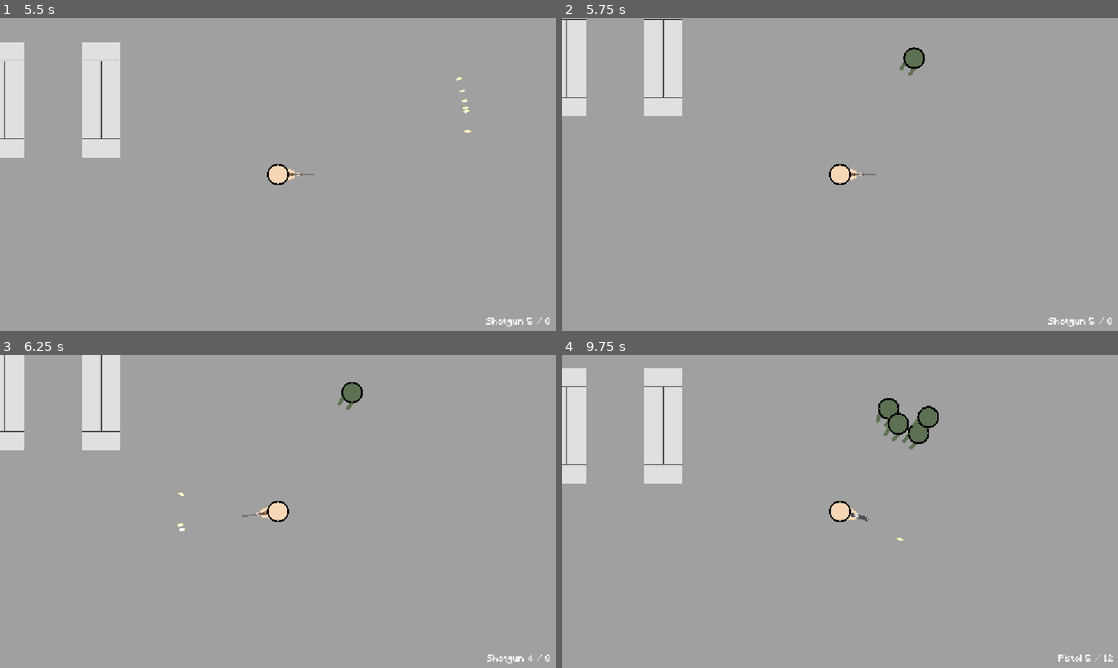
Above: before the commit, frames 1-4 (two rows, left to right).
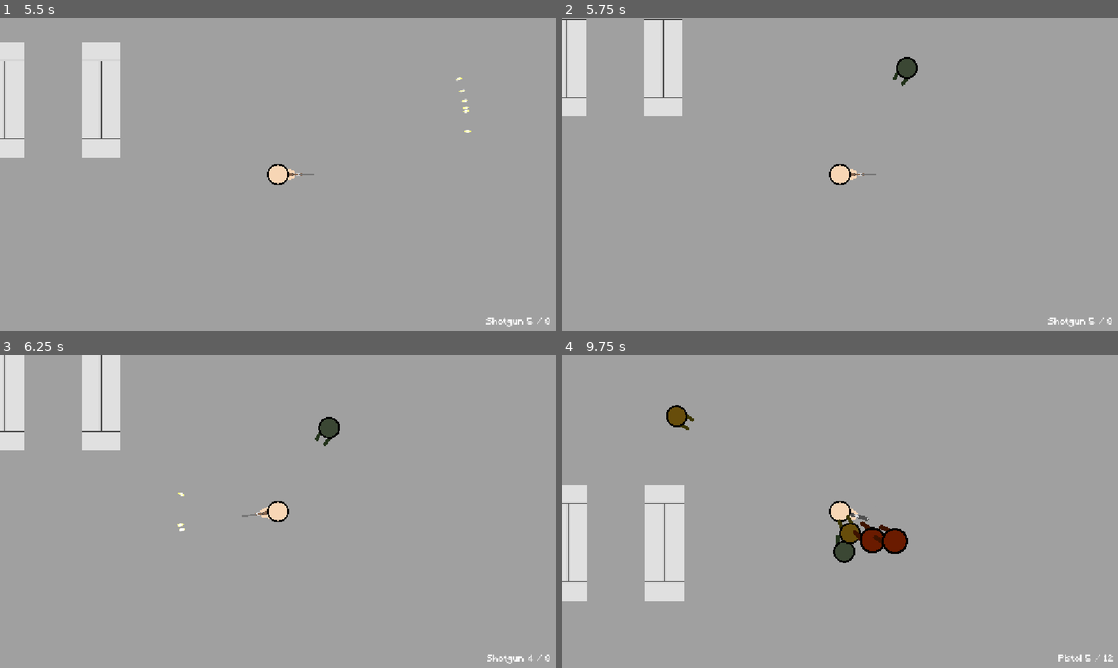
Above: after the commit, the same moments.

Repository: ArifD2286/Shamble-Chamber
Game: Godot game, scene res://game.tscn
The game is run twice, just before and just after one commit, with the same random seed, the same clock (stepped at 60 frames per second) and the same inputs.
Inputs (mouse positions are in pixels of both pictures, inside the frame that each line leads up to):
- Up to frame 1 (5.5 s): tap Enter at 0.5, 3.5 s; move the mouse to (400, 158) at 0.52 s; press the mouse at (400, 158) at 0.53 s; hold D (right) 0.53-1.25 s; tap Space at 0.77, 2, 3.77, 5 s; release the mouse at (400, 158) at 1.25 s; drag from (166, 190) to (472, 143) at 1.27 s; move the mouse to (333, 105) at 2.02 s; hold D (right) 2.03-2.75 s; tap 2 (slot_2) at 2.1 s; drag from (250, 237) to (111, 127) at 2.77 s; move the mouse to (444, 221) at 3.52 s; hold A (left) 3.53-4.25 s; tap Alt at 3.6 s; drag from (111, 127) to (194, 96) at 4.27 s; move the mouse to (305, 174) at 5.02 s; hold S (down) from 5.03 s (still down); tap K at 5.1 s; click (305, 174) at 5.17 s
- Up to frame 2 (5.75 s): keep holding S (down)
- Up to frame 3 (6.25 s): release S (down) at 5.75 s; drag from (194, 433) to (166, 527) at 5.77 s
- Up to frame 4 (9.75 s): move the mouse to (962, 495) at 6.52 s; hold W (up) 6.53-7.25 s; tap F at 6.6 s; tap Space at 6.77 s; drag from (728, 527) to (812, 574) at 7.27 s; move the mouse to (895, 442) at 8.02 s; hold S (down) 8.03-8.75 s; tap 1 (slot_1) at 8.1 s; drag from (812, 574) to (673, 464) at 8.77 s; move the mouse to (1006, 558) at 9.52 s; hold W (up) from 9.53 s (still down); tap 3 (slot_3) at 9.6 s; click (1006, 558) at 9.67 s

Frame 1 is identical in both runs. In frame 2, 0.4% of the frame differs, in the area x 59-66%, y 9-22%; in frame 3, 0.5%; in frame 4, 11%, in the area x 0-68%, y 4-79%.
Error before the commit: Invalid access to property or key 'speed' on a base object of type 'Nil'. (res://zombie.gd:15)

Commit message:
Update 3.6
Changes:
- Added damage mechanic to zombie

Diff:
--- a/shamble-chamber/Guns/shotgun.tres
+++ b/shamble-chamber/Guns/shotgun.tres
@@ -9,6 +9,7 @@
 [resource]
 script = ExtResource("1_4adss")
 gun_name = "Shotgun"
+damage = 7
 fire_rate = 0.9
 mag_size = 8
 reload_time = 4.0
--- a/shamble-chamber/Zombies/runner.tres
+++ b/shamble-chamber/Zombies/runner.tres
@@ -7,4 +7,4 @@
 zombie_name = "Runner"
 health = 20
 speed = 150.0
-tint = Color(0.7176471, 0.654902, 0.48235294, 1)
+tint = Color(0.6383627, 0.47663504, 0.06686556, 1)
--- a/shamble-chamber/Zombies/tank.tres
+++ b/shamble-chamber/Zombies/tank.tres
@@ -7,4 +7,5 @@
 zombie_name = "Tank"
 health = 60
 speed = 75.0
-tint = Color(0.5921569, 0.41568628, 0.3647059, 1)
+tint = Color(0.6570267, 0.17074153, 4.813075e-07, 1)
+size = 1.2
--- a/shamble-chamber/Zombies/walker.tres
+++ b/shamble-chamber/Zombies/walker.tres
@@ -4,3 +4,4 @@
 
 [resource]
 script = ExtResource("1_4yhbk")
+tint = Color(0.3647059, 0.44313726, 0.32156864, 1)
--- a/shamble-chamber/bullet.gd
+++ b/shamble-chamber/bullet.gd
@@ -23,4 +23,6 @@
 	# it touches the player's Col.shape2d (prob impossible but hey be prepared lol)
 	if body.is_in_group("player"):
 		return
+	if body.is_in_group("zombie"):
+		body.take_damage(damage)
 	queue_free()
--- a/shamble-chamber/game.tscn
+++ b/shamble-chamber/game.tscn
@@ -6,10 +6,14 @@
 [ext_resource type="Script" uid="uid://ca1xw4yy6fxq7" path="res://player_head.gd" id="2_e2o6t"]
 [ext_resource type="PackedScene" uid="uid://dqx03iq5wi5sc" path="res://bullet.tscn" id="2_fc0e3"]
 [ext_resource type="Resource" uid="uid://bc3nln1b0pa0v" path="res://Guns/pistol.tres" id="3_7jktm"]
+[ext_resource type="Script" uid="uid://di0y0h0q6ppsa" path="res://zombie_data.gd" id="3_rvswv"]
+[ext_resource type="Resource" uid="uid://bmlusi4x2p1rg" path="res://Zombies/tank.tres" id="4_boyg6"]
 [ext_resource type="Script" uid="uid://dukio7lxeheam" path="res://gun_data.gd" id="4_hve3p"]
 [ext_resource type="AudioStream" uid="uid://b8g15x1jwpkjs" path="res://assets/gun_shot_sfx.mp3" id="5_7jktm"]
+[ext_resource type="Resource" uid="uid://b5tiug8mg4gij" path="res://Zombies/runner.tres" id="5_e36ub"]
 [ext_resource type="Resource" uid="uid://cbjgf1v047a2c" path="res://Guns/shotgun.tres" id="5_mfdv2"]
 [ext_resource type="FontFile" uid="uid://b5121ty6npeys" path="res://assets/Minecraft.ttf" id="5_ryrav"]
+[ext_resource type="Resource" uid="uid://dpfx6e25ljbuk" path="res://Zombies/walker.tres" id="6_hb5m1"]
 [ext_resource type="Texture2D" uid="uid://dv25chih8nwn6" path="res://assets/pistol_texture.png" id="6_mfdv2"]
 [ext_resource type="AudioStream" uid="uid://bgsk15vqqywxr" path="res://assets/empty_shot_sfx.mp3" id="7_eow3j"]
 [ext_resource type="AudioStream" uid="uid://bfpjcdkxfb53j" path="res://assets/gun_reload_sfx.mp3" id="7_j5wjh"]
@@ -50,6 +54,7 @@
 [node name="Node2D" type="Node2D" unique_id=773225363]
 script = ExtResource("1_lc2xo")
 zombie_scene = ExtResource("13_lc2xo")
+zombie_types = Array[ExtResource("3_rvswv")]([ExtResource("4_boyg6"), ExtResource("5_e36ub"), ExtResource("6_hb5m1")])
 
 [node name="ColorRect" type="ColorRect" parent="." unique_id=1516551246]
 offset_left = -853.0
--- a/shamble-chamber/zombie.gd
+++ b/shamble-chamber/zombie.gd
@@ -1,7 +1,11 @@
 extends CharacterBody2D
 
 # Notes/revision:
-
+# If we have a function with something in the brackets, ex: [ func _physics_process(delta: float) ]
+# the [ delta ] is the name whilst [ : class_name ] is the type it is. It is known as
+# the parameter list and they are the values a function needs when something calls it.
+# [ -> void ] after the brackets is the return type, void literally means nothing so if ex we have
+# [ -> int ] we would get return (integer data type)
 
 @export var data: ZombieData
 @onready var nav: NavigationAgent2D = $NavigationAgent2D
@@ -15,7 +19,8 @@
 	speed = data.speed
 	health = data.health
 	modulate = data.tint
-	scale = Vector2.ONE
+	scale = Vector2.ONE * data.size
+
 
 func _physics_process(delta: float) -> void:
 	nav.target_position = player.global_position
@@ -26,3 +31,9 @@
 	velocity = global_position.direction_to(next_point) * speed
 	look_at(next_point)
 	move_and_slide()
+
+
+func take_damage(amount: int) -> void:
+	health -= amount
+	if health <= 0:
+		queue_free()
--- a/shamble-chamber/zombie_data.gd
+++ b/shamble-chamber/zombie_data.gd
@@ -8,3 +8,4 @@
 @export var health: int = 30
 @export var speed: float = 100.0
 @export var tint: Color = Color.WHITE
+@export var size: float = 1.0
--- a/shamble-chamber/zombie_head.gd
+++ b/shamble-chamber/zombie_head.gd
@@ -9,4 +9,4 @@
 
 func _draw() -> void:
 	draw_circle(Vector2.ZERO, 18.0, Color("000000"))
-	draw_circle(Vector2.ZERO, 15.0, Color("5D7152"))
+	draw_circle(Vector2.ZERO, 15.0, Color("a1a1a1"))
